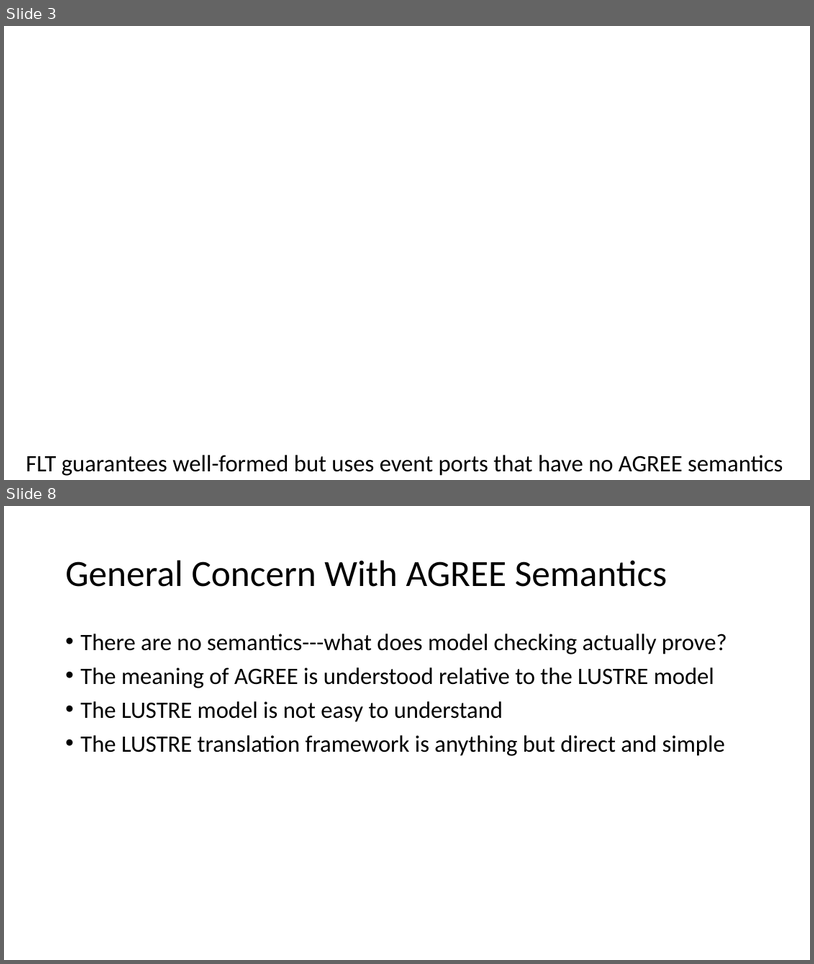
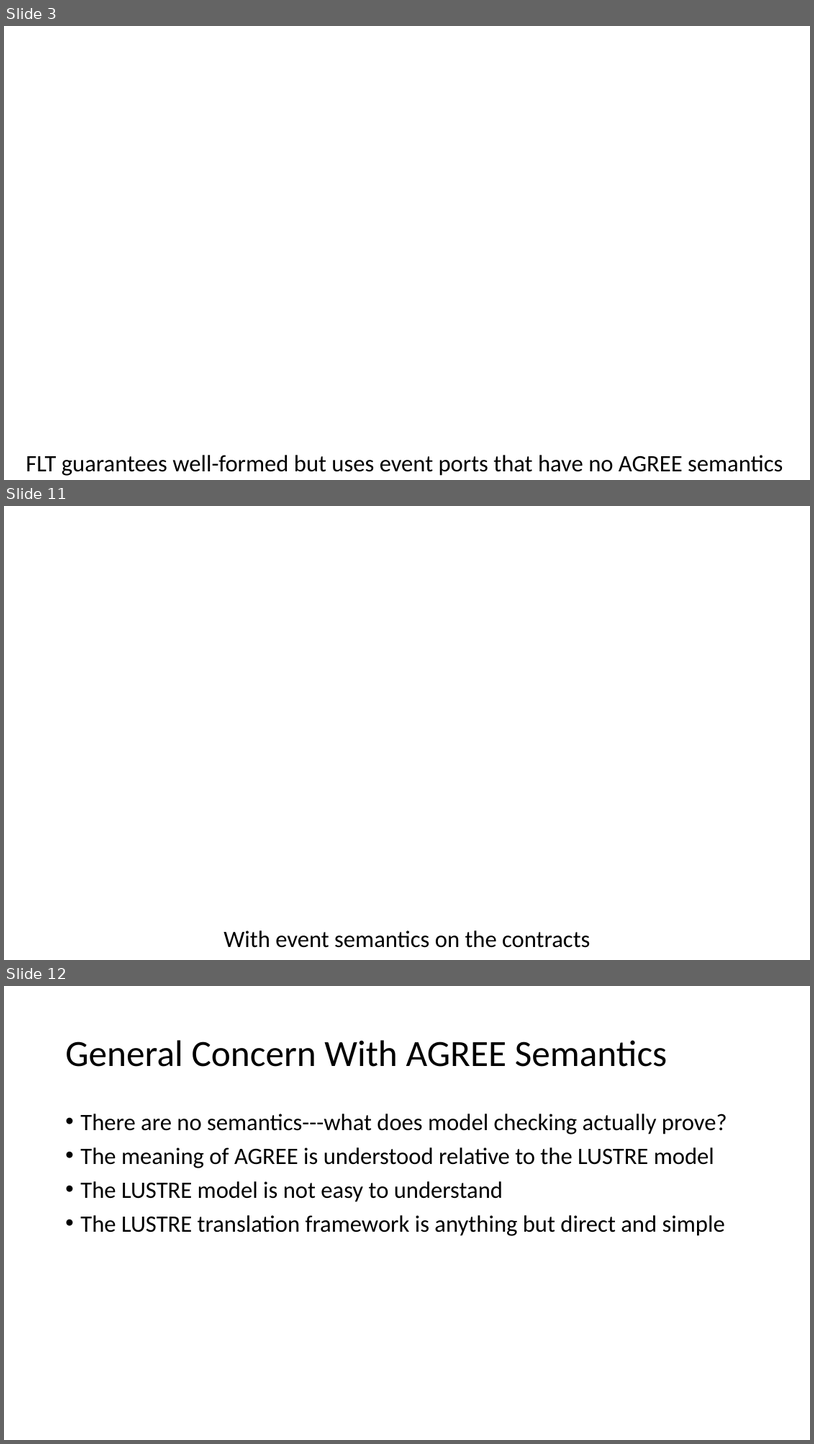
Before and after one commit to loonwerks/CASE, a slide deck: TA2/AGREE_event_ports/agree_event_semantics.pptx. Shown one above the other, each under a label of ours: slides 3 and 8 before the commit, slides 3, 11 and 12 after it; the slides between them are not shown. The pictures are 814x964 and 814x1444 pixels, drawn with LibreOffice and Linux fonts; fonts in the diff are those of the drawing; background and template pictures are left out. Boxes give left, top, right and bottom in pixels: in the first picture for what was removed or moved away, otherwise in the second. Text is boxed around its words. In the diff, an @@ line names an element or a change of style, - is before the commit and + after.

Commit message:
Add event models and assume semantics

```diff
--- a/TA2/AGREE_event_ports/agree_event_semantics.pptx
+++ b/TA2/AGREE_event_ports/agree_event_semantics.pptx
@@ slide 11 added at <box>4,506,810,960</box>, background picture (left out) @@
@@ text added at <box>224,930,590,947</box>, 28 pt, text #000000 @@
+With event semantics on the contracts
@@ what was slide 8 is now slide 12 @@
```
Also in this commit, not shown: 4 slides changed, 4 other slides added, 4 other files.
